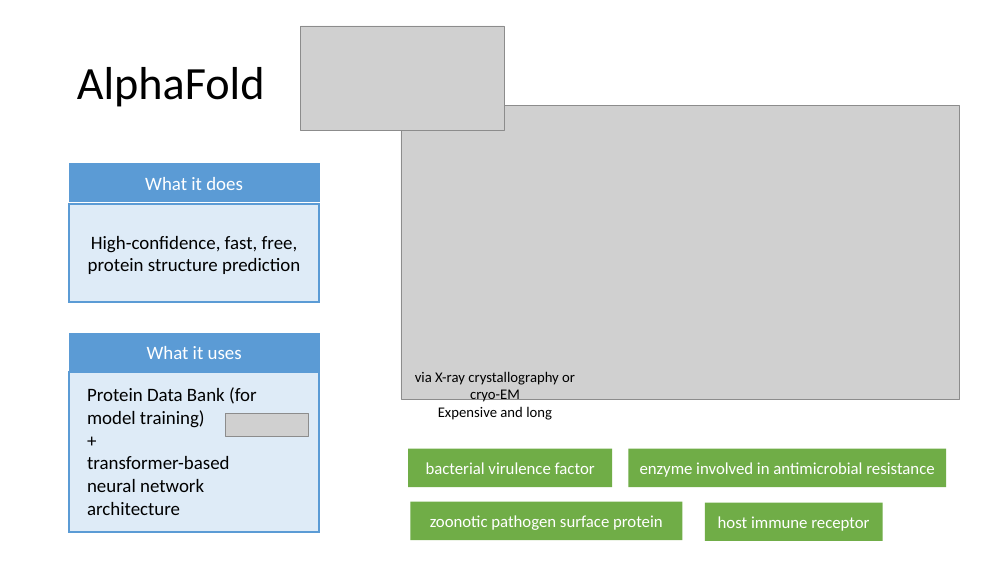
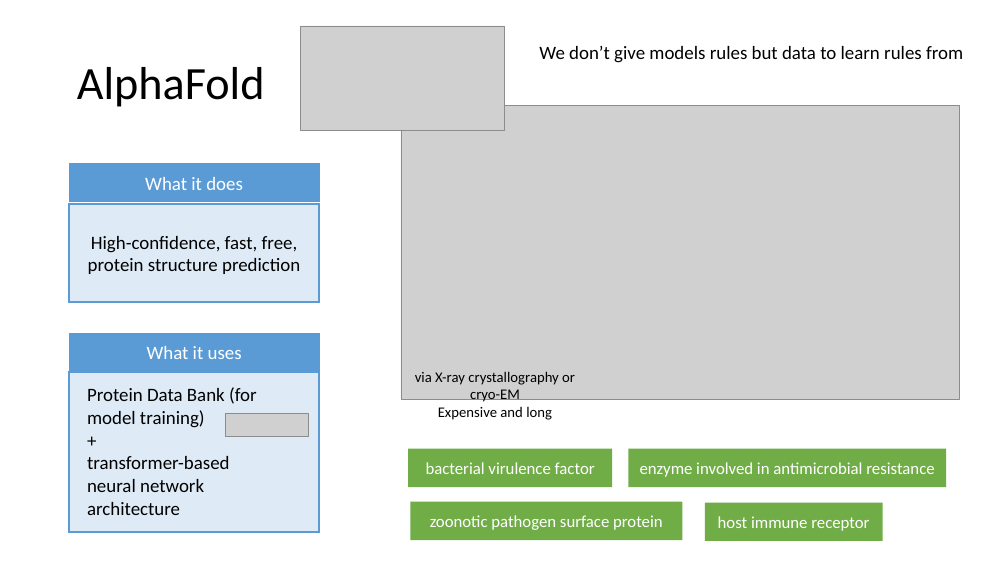
Before and after one commit to merytouceda/ucd_bioinformaticscourse_2026, a slide deck: slide 22 of slides/day5_hot_topics.pptx. Drawn at 1008x567 pixels with LibreOffice and Linux fonts; fonts in the diff are those of the drawing; grey boxes stand for pictures. Boxes give left, top, right and bottom in pixels: in the first picture for what was removed or moved away, otherwise in the second. Text is boxed around its words. In the diff, an @@ line names an element or a change of style, - is before the commit and + after.

Commit message:
day 3 slides and activity 1

```diff
--- a/slides/day5_hot_topics.pptx
+++ b/slides/day5_hot_topics.pptx
@@ text added at (x1=539, y1=46, x2=963, y2=63), 18 pt, text #000000 @@
+We don’t give models rules but data to learn rules from
```
Also in this commit, not shown: 2 other files.
